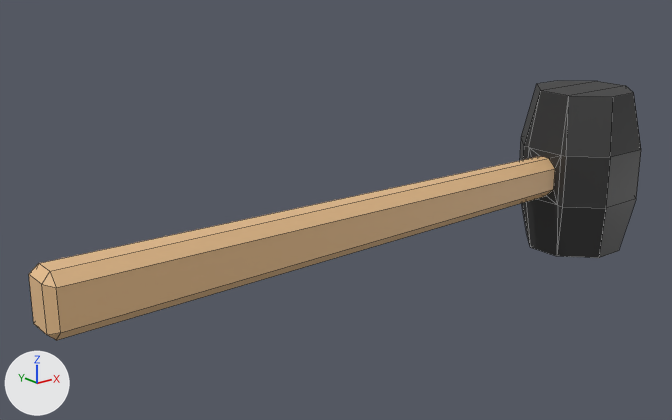
Renders of the FBX model Assets/Resources/Meshes/Background/background_mallet.fbx from each side of a commit.
The view is the same before and after, from a 50 mm lens placed at (-0.317, -0.392, 0.168), pointed at (0.013, 0.021, 0.003). Every picture has the same lights, and +X, +Y and +Z are marked at lower left. Mesh edges are drawn as thin lines. Where no turn or scale is listed for an object, it has been applied to the vertices.

In view in the first picture: 'mallet'.
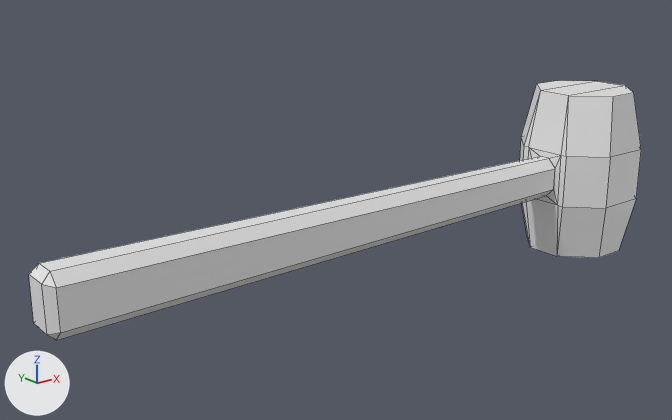
The newer file is also turned or shifted as a whole; pictures and numbers use the older file's frame.

Pixel boxes [x1, y1, x2, y2] of what changed, in the pictures (672 x 420 px):
part 1 of me_cube_002, recoloured
    both: [520, 81, 641, 258]
part 2 of me_cube_002, recoloured
    both: [29, 156, 555, 340]

The change in detail:
Material 'Mallet' (mat_mallet) is new.
Its base color is (0.8, 0.8, 0.8) (white #e7e7e7).
me_cube_002 has 56 vertices, 60 faces and spans x -0.178..0.253, y -0.038..0.038, z -0.056..0.056.
me_cube_002 is used by ob_mallet; location (0.0, 0.0, 0.0).
me_cube_002 part 1: all 43 faces that had it switch from mat_mallet_head (black #303030) to mat_mallet (white #e7e7e7).
me_cube_002 part 2: all 17 faces that had it switch from mat_mallet_handle (beige #e7bd8c) to mat_mallet (white #e7e7e7).
